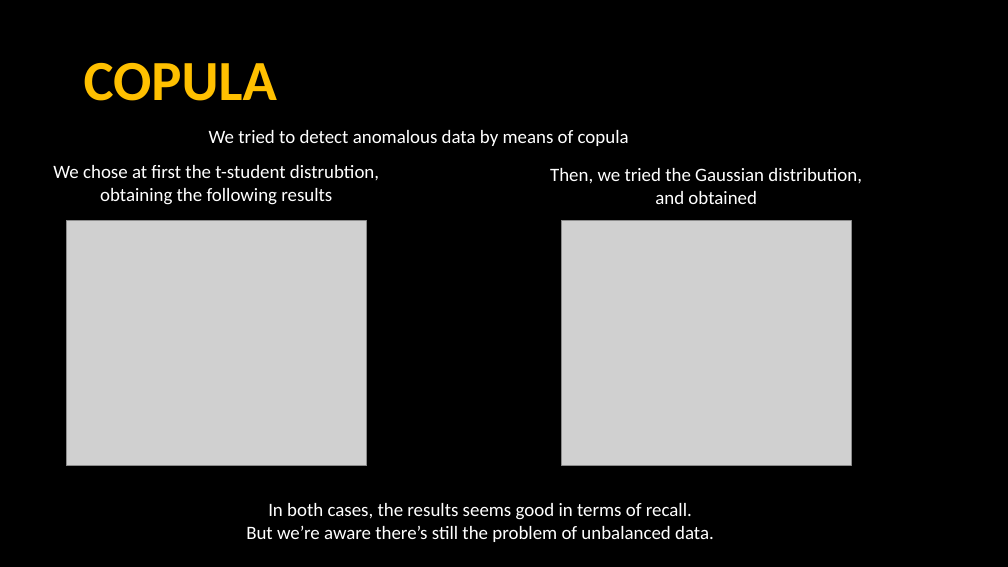
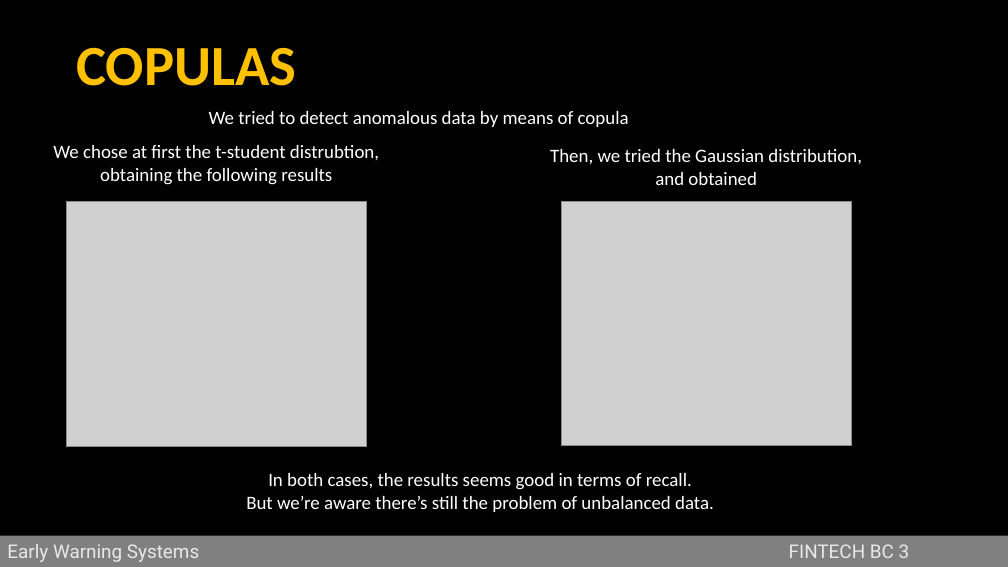
Before and after one commit to jstringara/Fintech, a slide deck: slide 9 of BC3/G/Bozza.pptx. Drawn at 1008x567 pixels with LibreOffice and Linux fonts; fonts in the diff are those of the drawing; grey boxes stand for pictures; background and template pictures are left out. Boxes give left, top, right and bottom in pixels: in the first picture for what was removed or moved away, otherwise in the second. Text is boxed around its words. In the diff, an @@ line names an element or a change of style, - is before the commit and + after.

```diff
--- a/BC3/G/Bozza.pptx
+++ b/BC3/G/Bozza.pptx
@@ text at (76,48,296,86): text changed @@
-COPULA
+COPULAS
@@ 3 texts, 2 pictures: place and size @@
-3 texts, 2 pictures at (53,130,862,466)
+3 texts, 2 pictures at (53,111,862,446)
@@ text "In both cases, the results ...": place and size @@
-text "In both cases, the results ..." at (246,503,714,542)
+text "In both cases, the results ..." at (246,473,714,512)
@@ rectangle added at (0,536,1008,567), fill #808080, 18 pt, text #E8E8EA @@
+Early Warning Systems FINTECH BC 3
```
Also in this commit, not shown: 4 other slides changed, 7 slides added, 9 slides removed, 1 other file.
